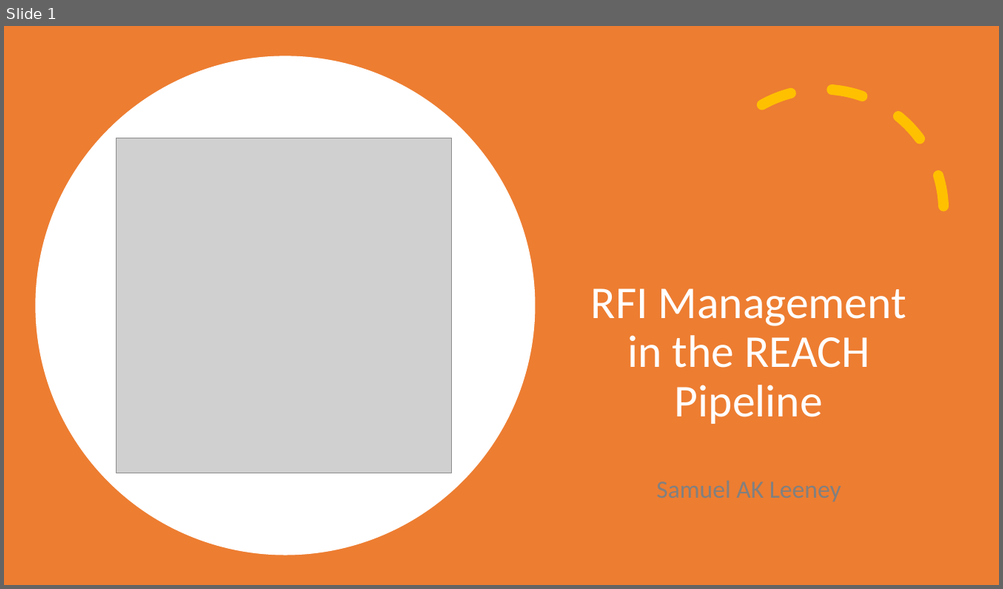
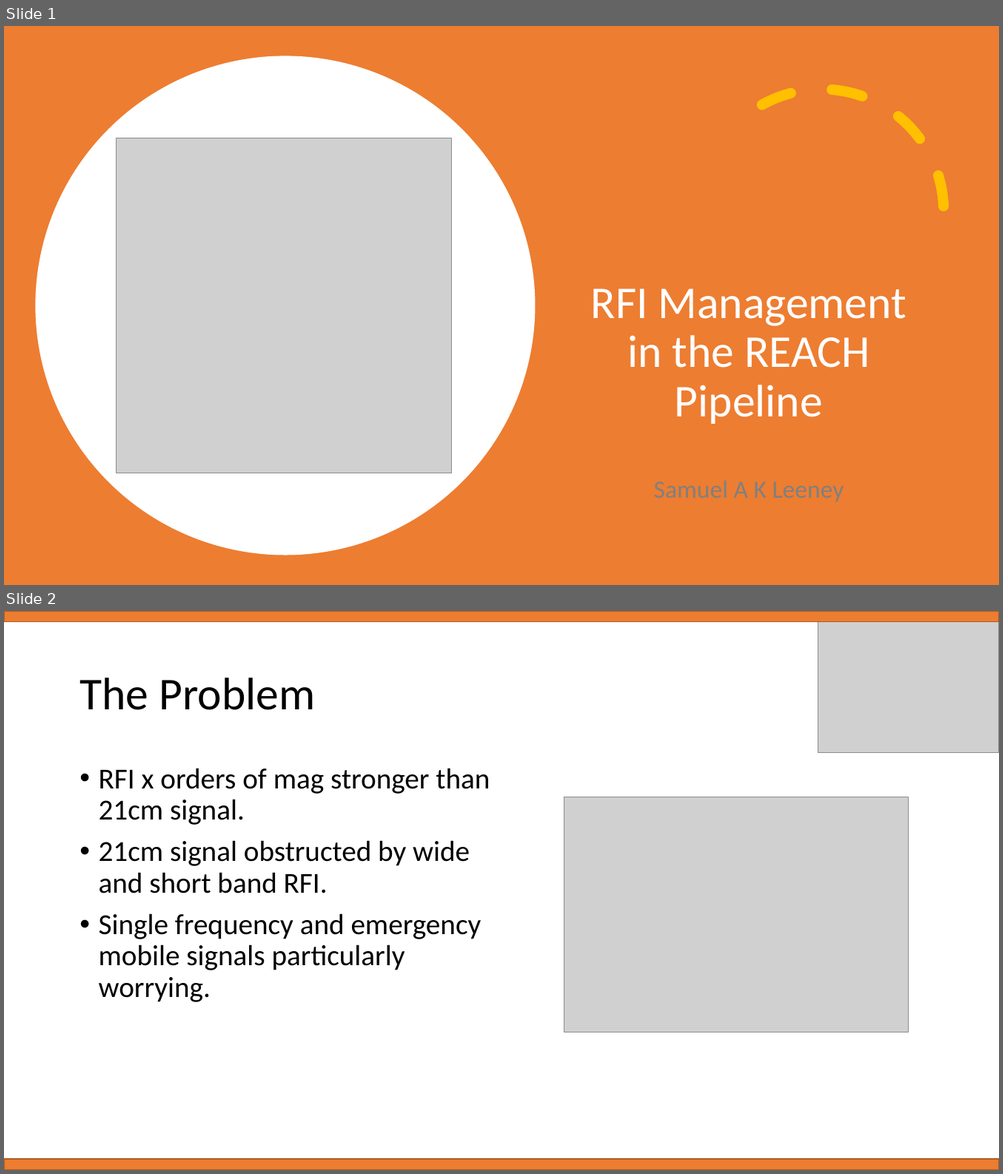
Before and after one commit to samleeney/Talks, a slide deck: RFI Management in the REACH Pipeline - REACH Conference 04-22.pptx. Shown one above the other, each under a label of ours: slide 1 before the commit, slides 1 and 2 after it. The pictures are 1003x589 and 1003x1174 pixels, drawn with LibreOffice and Linux fonts; fonts in the diff are those of the drawing; grey boxes stand for pictures. Boxes give left, top, right and bottom in pixels: in the first picture for what was removed or moved away, otherwise in the second. Text is boxed around its words. In the diff, an @@ line names an element or a change of style, - is before the commit and + after.

```diff
--- a/RFI Management in the REACH Pipeline - REACH Conference 04-22.pptx
+++ b/RFI Management in the REACH Pipeline - REACH Conference 04-22.pptx
@@ slide 2 added at [4,611,999,1170], background #FFFFFF @@
@@ rectangle added at [4,611,999,622], fill #ED7D31, outline #AF5C24 1 pt @@
@@ picture added at [818,611,999,753] @@
@@ title added at [79,678,315,710], 44 pt, text #000000 @@
+The Problem
@@ text added at [99,768,489,1002], 28 pt, text #000000 @@
+• RFI x orders of mag stronger than 21cm signal.
+• 21cm signal obstructed by wide and short band RFI.
+• Single frequency and emergency mobile signals particularly worrying.
@@ picture added at [564,797,908,1033] @@
@@ rectangle added at [4,1159,999,1170], fill #ED7D31, outline #AF5C24 1 pt @@
@@ slide 1 changed as well @@
@@ subtitle at [654,481,844,503]: spaces changed @@
-Samuel AK Leeney
+Samuel A K Leeney
```
Also in this commit, not shown: 1 other slide changed, 13 other slides added.
